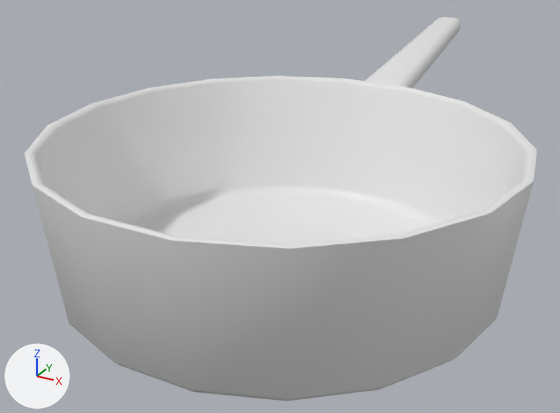
Before and after pictures for a commit that changed the FBX model Assets/ART/Meshes/KITCHEN/SM_Pan_02.fbx.
Rendered twice from a 50 mm camera at (0.168, -0.306, 0.189) aimed at (-0.024, 0.043, 0.014). Arrows for +X, +Y and +Z are at lower left; the lights stay in place. The picture after the commit comes second. Where no turn or scale is listed for an object, it has been applied to the vertices.

Objects in the first picture: 'SM_Pan_02'.
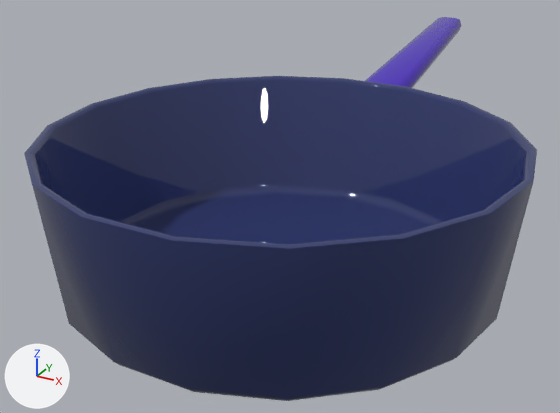
Changed parts and their boxes (x1, y1, x2, y2) in the pictures (560 x 413 px):
part 1 of me_mesh, recoloured (white to purple): (365, 17, 461, 88) in both
part 2 of me_mesh, recoloured (white to dark blue): (24, 76, 537, 401) in both

What the commit changed:
Material 'M_Iron_Painted_Black.001' (mat_m_iron_painted_black_001) is new.
Its base color is (0.0293, 0.0418, 0.147) (dark blue #303a6b).
Its roughness is 0.0.
Material 'M_Plastic_01' (mat_m_plastic_01) is new.
Its base color is (0.0474, 0.0, 0.5) (purple #3d00bc).
Its roughness is 0.0.
me_mesh has 232 vertices, 242 faces and spans x -0.117..0.117, y -0.115..0.258, z 0.0..0.089.
me_mesh is used by ob_sm_pan_02; location (0.0, 0.0, 0.0).
me_mesh part 1: all 26 faces centred in x -0.012..0.012, y 0.182..0.258, z 0.067..0.088 switch from no material to mat_m_plastic_01 (purple #3d00bc).
me_mesh part 2: all 216 faces centred in x -0.113..0.113, y -0.115..0.115, z 0.0..0.072 switch from no material to mat_m_iron_painted_black_001 (dark blue #303a6b).
